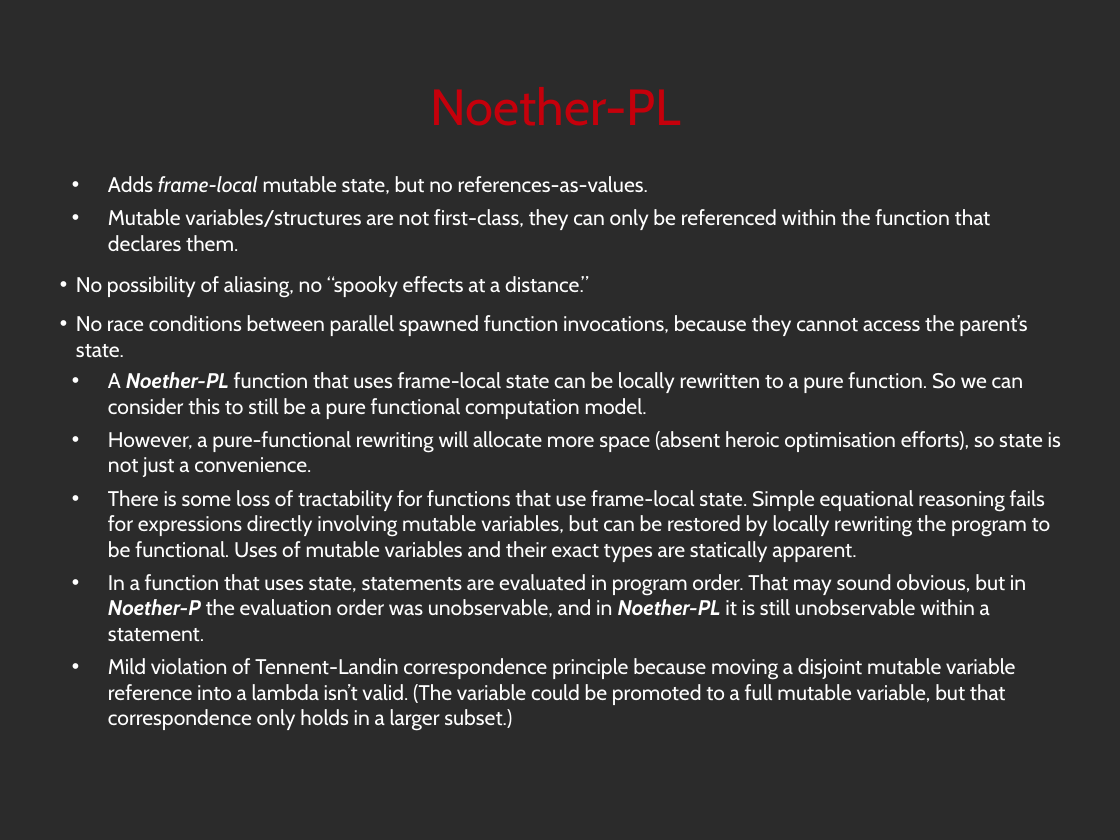
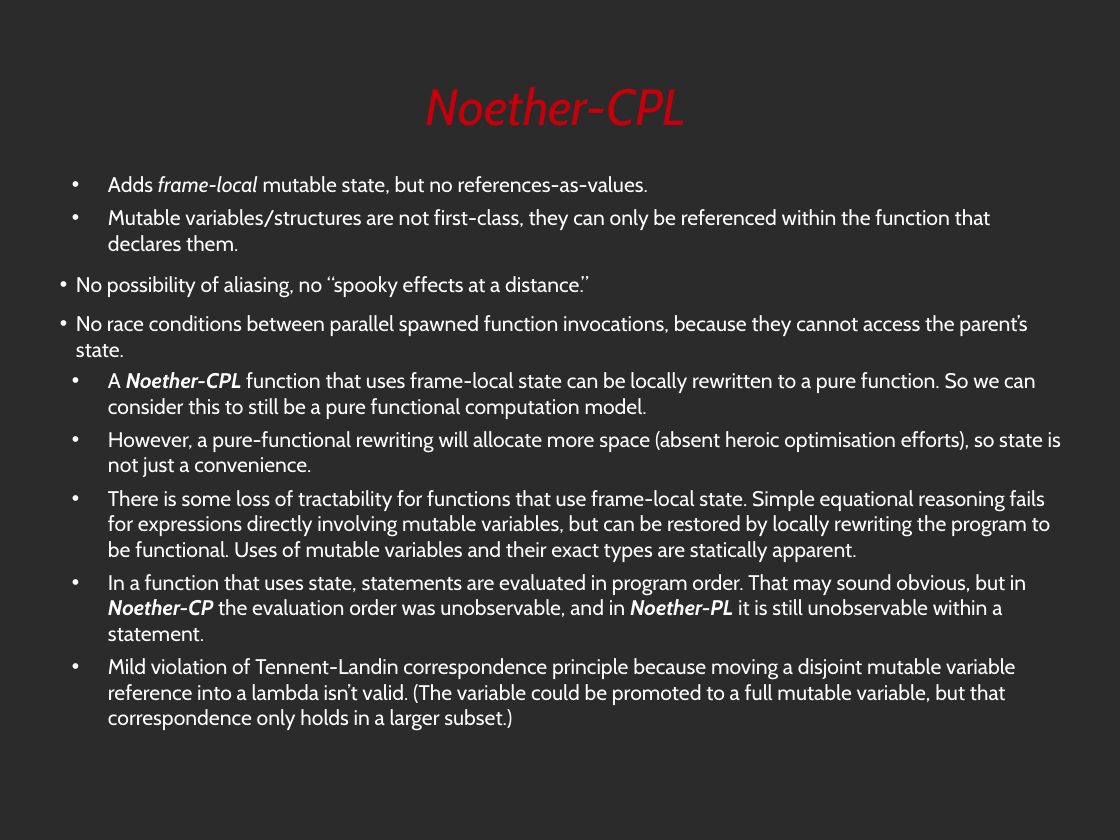
Before and after one commit to noether-lang/noether, a slide deck: slide 31 of doc/presentations/StrangeLoop/src/noether.odp. Drawn at 1120x840 pixels with LibreOffice and Linux fonts; fonts in the diff are those of the drawing; background and template pictures are left out; a plain dark background stands for a picture behind light text. Boxes give left, top, right and bottom in pixels: in the first picture for what was removed or moved away, otherwise in the second. Text is boxed around its words. In the diff, an @@ line names an element or a change of style, - is before the commit and + after.

```diff
--- a/doc/presentations/StrangeLoop/src/noether.odp
+++ b/doc/presentations/StrangeLoop/src/noether.odp
@@ title at [426, 87, 686, 126]: text changed; italic on @@
-Noether-PL
+Noether-CPL
@@ text at [108, 372, 1036, 419]: text changed @@
-• A Noether-PL function that uses frame-local state can be locally rewritten to a pure function. So we can consider this to still be a pure functional computation model.
+• A Noether-CPL function that uses frame-local state can be locally rewritten to a pure function. So we can consider this to still be a pure functional computation model.
@@ text at [108, 574, 1026, 642]: text changed @@
-• In a function that uses state, statements are evaluated in program order. That may sound obvious, but in Noether-P the evaluation order was unobservable, and in Noether-PL it is still unobservable within a statement.
+• In a function that uses state, statements are evaluated in program order. That may sound obvious, but in Noether-CP the evaluation order was unobservable, and in Noether-PL it is still unobservable within a statement.
```
Also in this commit, not shown: 33 other slides changed, 1 other file.
